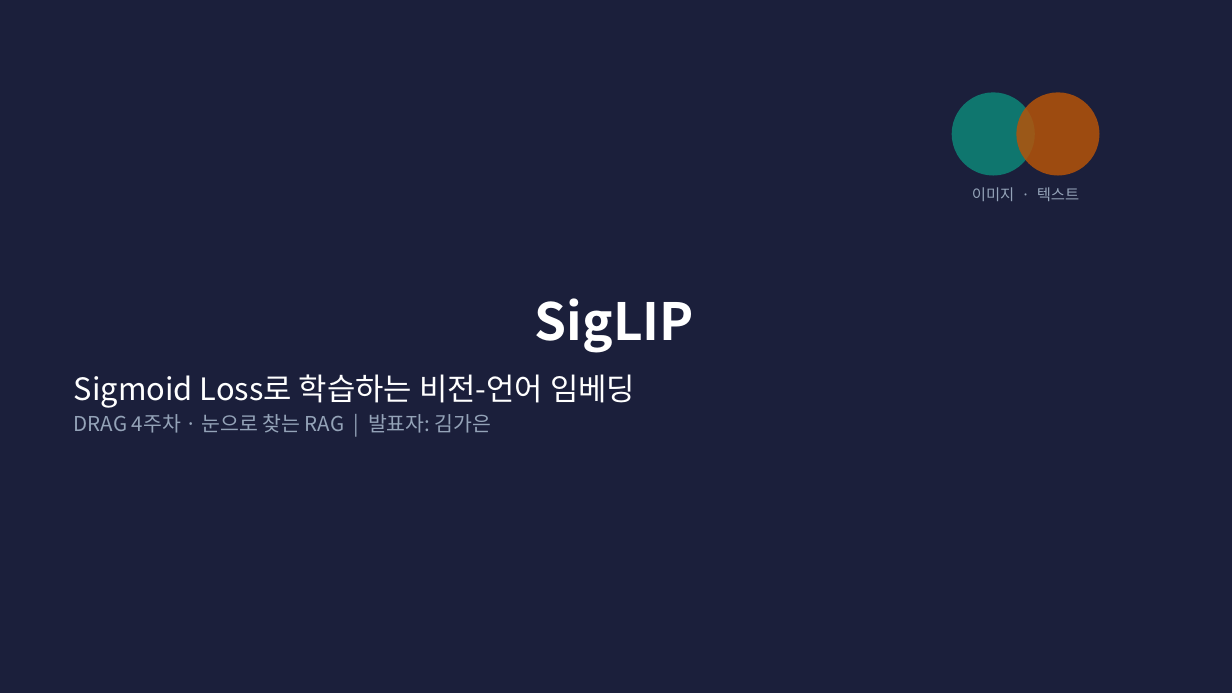
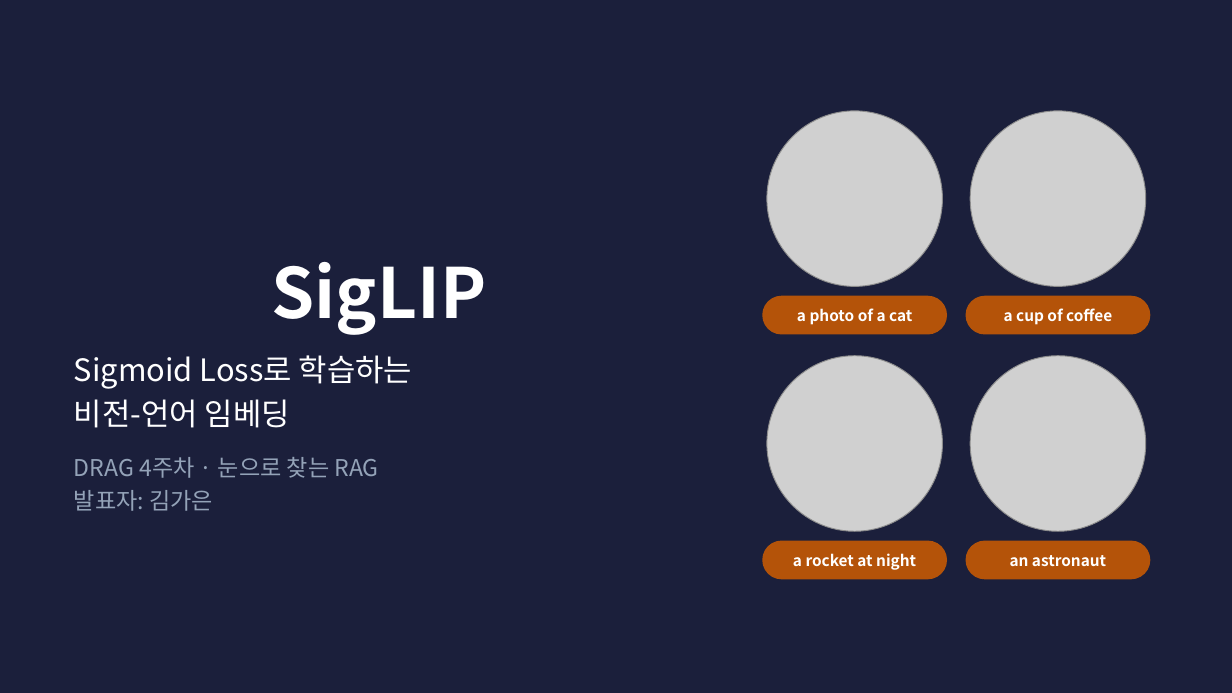
Before and after one commit to gaeun-k/DRAG, a slide deck: slide 1 of week4-siglip/김가은/SigLIP_4주차_발표.pptx. Drawn at 1232x693 pixels with LibreOffice and Linux fonts; fonts in the diff are those of the drawing; grey boxes stand for pictures. Boxes give left, top, right and bottom in pixels: in the first picture for what was removed or moved away, otherwise in the second. Text is boxed around its words. In the diff, an @@ line names an element or a change of style, - is before the commit and + after.

```diff
--- a/week4-siglip/김가은/SigLIP_4주차_발표.pptx
+++ b/week4-siglip/김가은/SigLIP_4주차_발표.pptx
@@ picture added at [767,111,943,287] @@
@@ ellipse removed at [952,92,1035,176] @@
@@ picture added at [970,111,1146,287] @@
@@ ellipse removed at [1017,92,1100,176] @@
@@ text removed at [972,187,1079,201] @@
-이미지 · 텍스트
@@ title "SigLIP": place and size @@
-title "SigLIP" at [535,298,694,353]
+title "SigLIP" at [271,262,486,335]
@@ title "SigLIP" at [271,262,486,335]: size 40 to 54 pt @@
@@ rounded rectangle added at [762,296,947,335], fill #B45309 @@
@@ rounded rectangle added at [966,296,1151,335], fill #B45309 @@
@@ text added at [797,308,912,325], 12 pt, text #FFFFFF, bold @@
+a photo of a cat
@@ text added at [1004,308,1112,325], 12 pt, text #FFFFFF, bold @@
+a cup of coffee
@@ text at [74,355,412,511]: text changed @@
-Sigmoid Loss로 학습하는 비전-언어 임베딩
-DRAG 4주차 · 눈으로 찾는 RAG | 발표자: 김가은
+Sigmoid Loss로 학습하는
+비전-언어 임베딩
+DRAG 4주차 · 눈으로 찾는 RAG
+발표자: 김가은
@@ picture added at [767,356,943,531] @@
@@ picture added at [970,356,1146,531] @@
@@ rounded rectangle added at [762,541,947,579], fill #B45309 @@
@@ text added at [793,553,916,570], 12 pt, text #FFFFFF, bold @@
+a rocket at night
@@ rounded rectangle added at [966,541,1151,579], fill #B45309 @@
@@ text added at [1010,555,1106,566], 12 pt, text #FFFFFF, bold @@
+an astronaut
```
Also in this commit, not shown: 13 other slides changed, 23 slides added, 11 slides removed.
